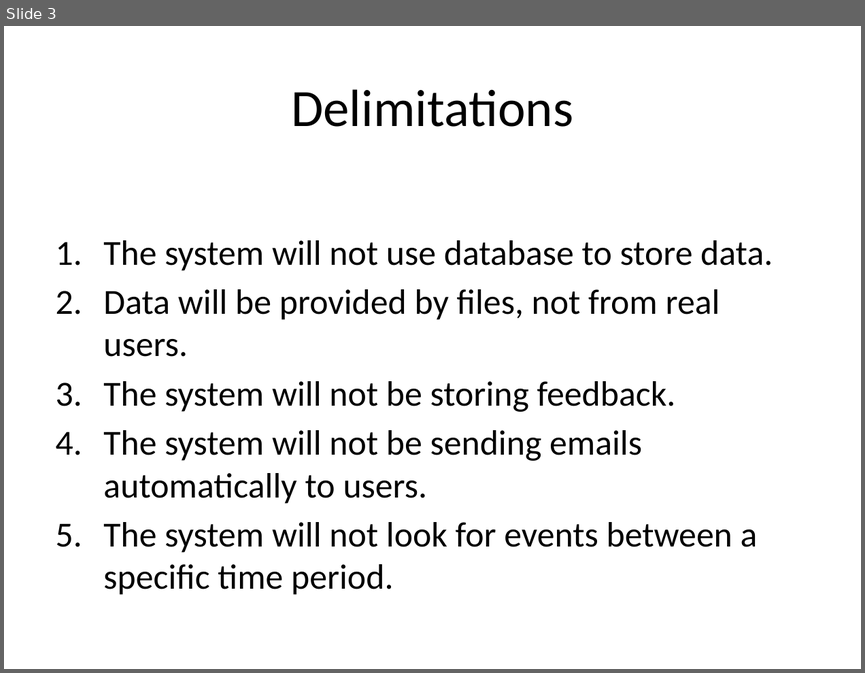
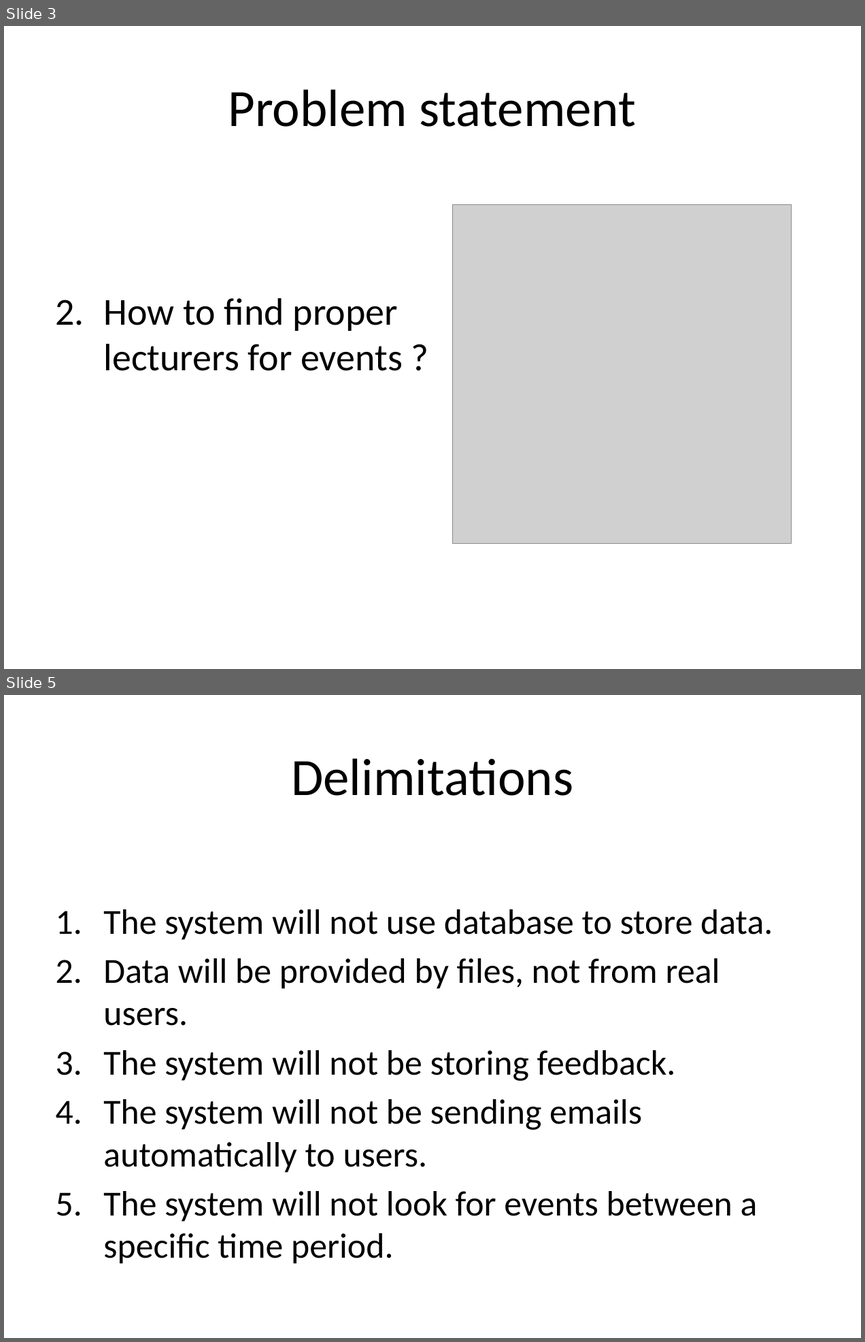
Before and after one commit to 11michi11/SEP1, a slide deck: Analysis.pptx. Shown one above the other, each under a label of ours: slide 3 before the commit, slides 3 and 5 after it; the slides between them are not shown. The pictures are 865x673 and 865x1342 pixels, drawn with LibreOffice and Linux fonts; fonts in the diff are those of the drawing; grey boxes stand for pictures. Boxes give left, top, right and bottom in pixels: in the first picture for what was removed or moved away, otherwise in the second. Text is boxed around its words. In the diff, an @@ line names an element or a change of style, - is before the commit and + after.

```diff
--- a/Analysis.pptx
+++ b/Analysis.pptx
@@ slide 3 added at (4,26,861,669), background #FFFFFF @@
@@ title added at (228,89,636,127), 44 pt, text #000000 @@
+Problem statement
@@ picture added at (453,204,791,543) @@
@@ text added at (103,298,402,371), 32 pt, text #000000 @@
+2. How to find proper lecturers for events ?
@@ what was slide 3 is now slide 5 @@
```
Also in this commit, not shown: 4 slides changed, 12 other slides added, 5 slides removed, 1 other file.
